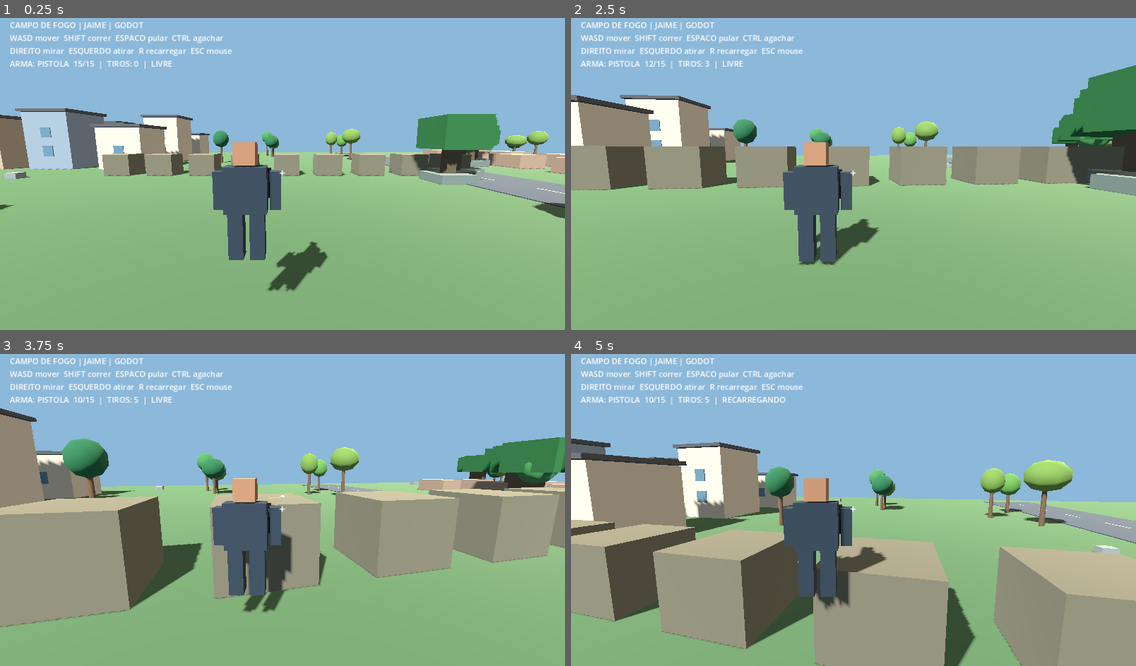
Above: before the commit, frames 1-4 (two rows, left to right).
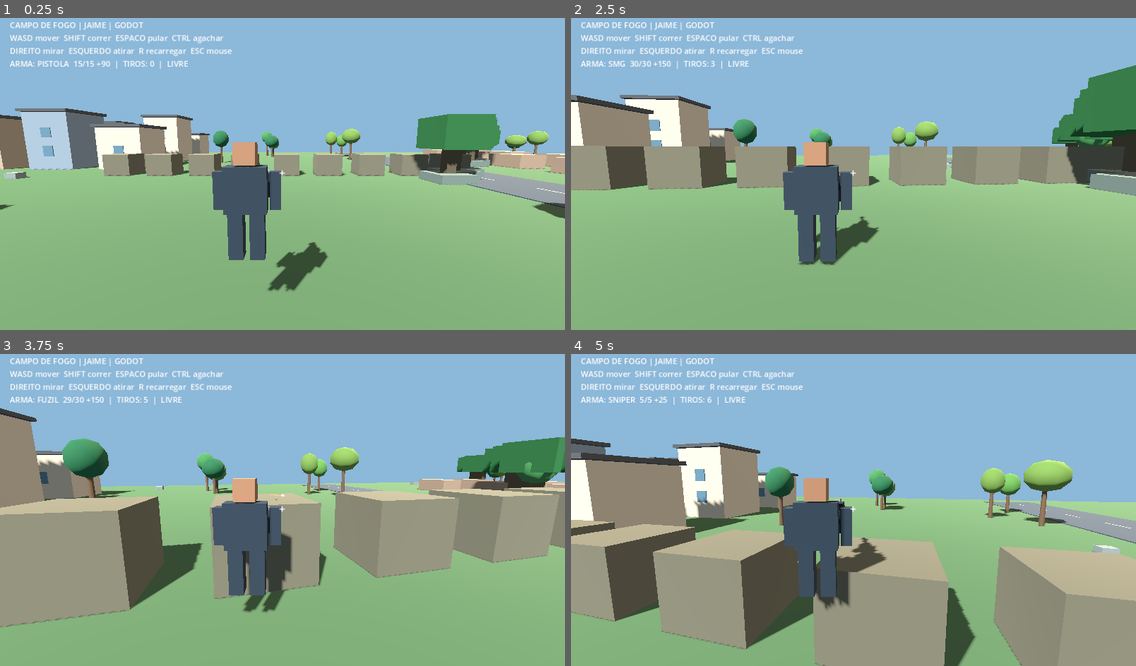
Above: after the commit, the same moments.

Repository: jaime66fla-crypto/gameteste
Game: Godot game, scene res://scenes/main.tscn
The game is run twice, just before and just after one commit, with the same random seed, the same clock (stepped at 60 frames per second) and the same inputs.
Inputs (mouse positions are in pixels of both pictures, inside the frame that each line leads up to):
- Up to frame 1 (0.25 s): no input
- Up to frame 2 (2.5 s): tap Enter at 0.5 s; move the mouse to (881, 170) at 0.52 s; hold Right mouse button (aim) 0.53-1.28 s; hold W (move_forward) from 0.53 s (still down); tap Space (jump) at 0.77, 1.52 s; click (881, 170) at 0.8 s; move the mouse to (825, 174) at 1.27 s; click (825, 174) at 1.35 s; tap 1 at 1.55, 2.1 s; move the mouse to (864, 164) at 2.02 s; click (864, 164) at 2.17 s; tap 2 at 2.3 s
- Up to frame 3 (3.75 s): keep holding W (move_forward); move the mouse to (276, 513) at 2.77 s; tap 2 at 2.85 s; click (276, 513) at 2.92 s; tap Space (jump) at 3.02 s; tap 3 at 3.05, 3.6 s; move the mouse to (322, 510) at 3.52 s; click (322, 510) at 3.67 s
- Up to frame 4 (5 s): keep holding W (move_forward); tap Space (jump) at 3.77, 4.52 s; tap 4 at 3.8, 4.35 s; tap R (reload) at 4.15 s; move the mouse to (808, 503) at 4.27 s; click (808, 503) at 4.42 s; tap 5 at 4.55 s

The runs differ from the first frame. In frame 1, 0.2% of the frame differs, in the area x 17-57%, y 13-73%; in frame 2, 0.3%; in frame 3, 0.3%; in frame 4, 0.5%, in the area x 6-55%, y 13-65%.

Commit message:
feat(godot): playable five-weapon arsenal, ammo and reload state

Diff:
--- a/godot/scripts/player.gd
+++ b/godot/scripts/player.gd
@@ -5,6 +5,7 @@
 const CROUCH_SPEED := 2.7
 const JUMP_VELOCITY := 8.5
 const MOUSE_SENSITIVITY := 0.0025
+const WeaponData = preload("res://scripts/weapon_data.gd")
 const MAG_SIZE := 15
 const SoundFXScript = preload("res://scripts/sound_fx.gd")
 
@@ -26,6 +27,10 @@
 var sound_fx: Node
 var muzzle_flare: MeshInstance3D
 var gun_kick := 0.0
+var current_weapon := "pistol"
+var reserve_ammo := {"pistol": 90, "smg": 150, "rifle": 150, "shotgun": 36, "sniper": 25}
+var magazines := {"pistol": 15, "smg": 30, "rifle": 30, "shotgun": 6, "sniper": 5}
+var weapon_model: Node3D
 
 func _ready() -> void:
     var collision := CollisionShape3D.new()
@@ -84,12 +89,14 @@
     gun = Node3D.new()
     avatar.add_child(gun)
     gun.position = Vector3(0.33,1.28,-0.48)
-    _part(gun,"PistolBody",Vector3(0,0,-0.22),Vector3(0.16,0.20,0.52),Color(0.08,0.09,0.10))
-    _part(gun,"Grip",Vector3(0,-0.16,-0.08),Vector3(0.13,0.30,0.13),Color(0.11,0.11,0.12))
-    _part(gun,"Slide",Vector3(0,0.105,-0.27),Vector3(0.18,0.10,0.46),Color("#34393e"))
-    _part(gun,"SightRear",Vector3(0,0.18,-0.07),Vector3(0.11,0.05,0.06),Color("#141719"))
-    _part(gun,"SightFront",Vector3(0,0.18,-0.48),Vector3(0.08,0.05,0.05),Color("#141719"))
-    _part(gun,"Barrel",Vector3(0,0,-0.53),Vector3(0.10,0.10,0.20),Color("#262a30"))
+    weapon_model = Node3D.new()
+    gun.add_child(weapon_model)
+    _part(weapon_model,"PistolBody",Vector3(0,0,-0.22),Vector3(0.16,0.20,0.52),Color(0.08,0.09,0.10))
+    _part(weapon_model,"Grip",Vector3(0,-0.16,-0.08),Vector3(0.13,0.30,0.13),Color(0.11,0.11,0.12))
+    _part(weapon_model,"Slide",Vector3(0,0.105,-0.27),Vector3(0.18,0.10,0.46),Color("#34393e"))
+    _part(weapon_model,"SightRear",Vector3(0,0.18,-0.07),Vector3(0.11,0.05,0.06),Color("#141719"))
+    _part(weapon_model,"SightFront",Vector3(0,0.18,-0.48),Vector3(0.08,0.05,0.05),Color("#141719"))
+    _part(weapon_model,"Barrel",Vector3(0,0,-0.53),Vector3(0.10,0.10,0.20),Color("#262a30"))
     muzzle_flare = MeshInstance3D.new()
     var flash_mesh := SphereMesh.new()
     flash_mesh.radius = 0.15
@@ -107,8 +114,13 @@
     gun_flash.light_color = Color(1,0.65,0.25)
     gun_flash.light_energy = 0
     gun.add_child(gun_flash)
+    _rebuild_weapon_model()
 
 func _unhandled_input(event: InputEvent) -> void:
+    if event is InputEventKey and event.pressed and not event.echo:
+        var key_slots := {KEY_1: "pistol", KEY_2: "smg", KEY_3: "rifle", KEY_4: "shotgun", KEY_5: "sniper"}
+        if key_slots.has(event.physical_keycode):
+            _equip_weapon(key_slots[event.physical_keycode])
     if event is InputEventKey and event.pressed and event.keycode == KEY_ESCAPE:
         Input.mouse_mode = Input.MOUSE_MODE_VISIBLE
     if event is InputEventMouseButton and event.pressed and Input.mouse_mode == Input.MOUSE_MODE_VISIBLE:
@@ -149,9 +161,14 @@
     if reloading:
         reload_timer -= delta
         if reload_timer <= 0:
-            ammo = MAG_SIZE
+            var stats: Dictionary = WeaponData.stats(current_weapon)
+            var missing: int = int(stats["mag"]) - ammo
+            var supplied: int = mini(missing, int(reserve_ammo[current_weapon]))
+            ammo += supplied
+            reserve_ammo[current_weapon] -= supplied
+            magazines[current_weapon] = ammo
             reloading = false
-    if Input.is_action_just_pressed("reload") and ammo < MAG_SIZE and not reloading:
+    if Input.is_action_just_pressed("reload") and ammo < int(WeaponData.stats(current_weapon)["mag"]) and not reloading and int(reserve_ammo[current_weapon]) > 0:
         _reload()
     if Input.is_action_pressed("fire") and Input.mouse_mode == Input.MOUSE_MODE_CAPTURED and fire_delay <= 0 and not reloading:
         _shoot()
@@ -160,21 +177,31 @@
     if ammo <= 0:
         _reload()
         return
+    var stats: Dictionary = WeaponData.stats(current_weapon)
     ammo -= 1
+    magazines[current_weapon] = ammo
     shots += 1
-    fire_delay = 0.22
+    fire_delay = float(stats["interval"])
     gun_flash.light_energy = 2.8
-    gun_kick = 0.11
+    gun_kick = float(stats["kick"])
     sound_fx.shot()
     var origin := camera.global_position
-    var target := origin - camera.global_transform.basis.z * 250.0
-    var query := PhysicsRayQueryParameters3D.create(origin,target)
-    query.exclude = [get_rid()]
-    var hit := get_world_3d().direct_space_state.intersect_ray(query)
-    var endpoint: Vector3 = hit["position"] if not hit.is_empty() else target
-    _shot_tracer(gun_flash.global_position, endpoint)
-    if not hit.is_empty():
-        _impact_mark(endpoint)
+    var forward := -camera.global_transform.basis.z
+    var spread := float(stats["spread"]) * (0.4 if aiming else 1.0)
+    for pellet in range(int(stats["pellets"])):
+        var direction := (forward + camera.global_transform.basis.x * randf_range(-spread, spread) + camera.global_transform.basis.y * randf_range(-spread, spread)).normalized()
+        var target := origin + direction * float(stats["range"])
+        var query := PhysicsRayQueryParameters3D.create(origin, target)
+        query.exclude = [get_rid()]
+        var hit := get_world_3d().direct_space_state.intersect_ray(query)
+        var endpoint: Vector3 = hit["position"] if not hit.is_empty() else target
+        if pellet == 0:
+            _shot_tracer(gun_flash.global_position, endpoint)
+        if not hit.is_empty():
+            var target_node: Object = hit["collider"]
+            if target_node != null and target_node.has_method("take_damage"):
+                target_node.call("take_damage", float(stats["damage"]))
+            _impact_mark(endpoint)
 
 func _shot_tracer(from: Vector3, to: Vector3) -> void:
     var delta_pos := to - from
@@ -212,15 +239,61 @@
     tween.tween_property(impact, "scale", Vector3.ZERO, 0.23)
     tween.tween_callback(impact.queue_free)
 
+
+func _equip_weapon(weapon_id: String) -> void:
+    if current_weapon == weapon_id:
+        return
+    magazines[current_weapon] = ammo
+    current_weapon = weapon_id
+    ammo = int(magazines[current_weapon])
+    reloading = false
+    reload_timer = 0.0
+    fire_delay = 0.12
+    gun_kick = 0.0
+    _rebuild_weapon_model()
+
+func _rebuild_weapon_model() -> void:
+    for child in weapon_model.get_children():
+        child.queue_free()
+    var dark := Color("#22272d")
+    var steel := Color("#59616a")
+    var wood := Color("#765b43")
+    var length := 0.54
+    if current_weapon == "pistol":
+        _part(weapon_model, "Slide", Vector3(0, 0.075, -0.27), Vector3(0.16, 0.16, 0.50), steel)
+        _part(weapon_model, "Grip", Vector3(0, -0.15, -0.08), Vector3(0.13, 0.29, 0.14), dark)
+    else:
+        if current_weapon == "smg":
+            length = 0.82
+        elif current_weapon == "rifle":
+            length = 1.18
+        elif current_weapon == "shotgun":
+            length = 1.27
+        else:
+            length = 1.55
+        _part(weapon_model, "Receiver", Vector3(0, 0, -length * 0.35), Vector3(0.19, 0.23, length * 0.52), steel)
+        _part(weapon_model, "Barrel", Vector3(0, 0.03, -length * 0.76), Vector3(0.09, 0.09, length * 0.45), dark)
+        _part(weapon_model, "Stock", Vector3(0, -0.035, 0.15), Vector3(0.15, 0.16, 0.38), wood if current_weapon == "shotgun" else dark)
+        _part(weapon_model, "Grip", Vector3(0, -0.18, -0.21), Vector3(0.12, 0.29, 0.15), dark)
+        if current_weapon != "shotgun":
+            _part(weapon_model, "Magazine", Vector3(0, -0.23, -length * 0.39), Vector3(0.13, 0.38, 0.16), dark)
+        if current_weapon == "sniper":
+            _part(weapon_model, "Scope", Vector3(0, 0.20, -0.34), Vector3(0.14, 0.14, 0.44), dark)
+    gun_flash.position.z = -length - 0.08
+    muzzle_flare.position.z = -length - 0.16
+
 func _reload() -> void:
     if reloading:
         return
     reloading = true
-    reload_timer = 1.3
+    if int(reserve_ammo[current_weapon]) <= 0 or ammo >= int(WeaponData.stats(current_weapon)["mag"]):
+        return
+    reload_timer = float(WeaponData.stats(current_weapon)["reload"])
     sound_fx.reload()
 
 func status_text() -> String:
     var state := "MIRANDO" if aiming else "LIVRE"
     if crouching:
         state += " / AGACHADO"
-    return "ARMA: PISTOLA  %s/%s  |  TIROS: %s  |  %s" % [ammo, MAG_SIZE, shots, "RECARREGANDO" if reloading else state]
+    var stats: Dictionary = WeaponData.stats(current_weapon)
+    return "ARMA: %s  %s/%s +%s  |  TIROS: %s  |  %s" % [stats["name"], ammo, stats["mag"], reserve_ammo[current_weapon], shots, "RECARREGANDO" if reloading else state]
